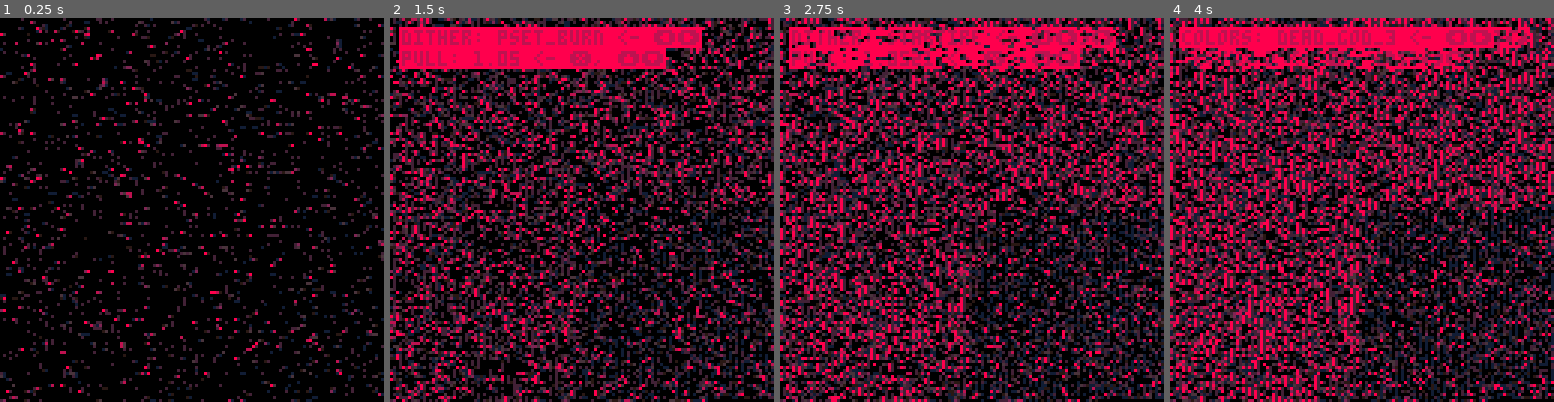
Above: before the commit, frames 1-4 (left to right).
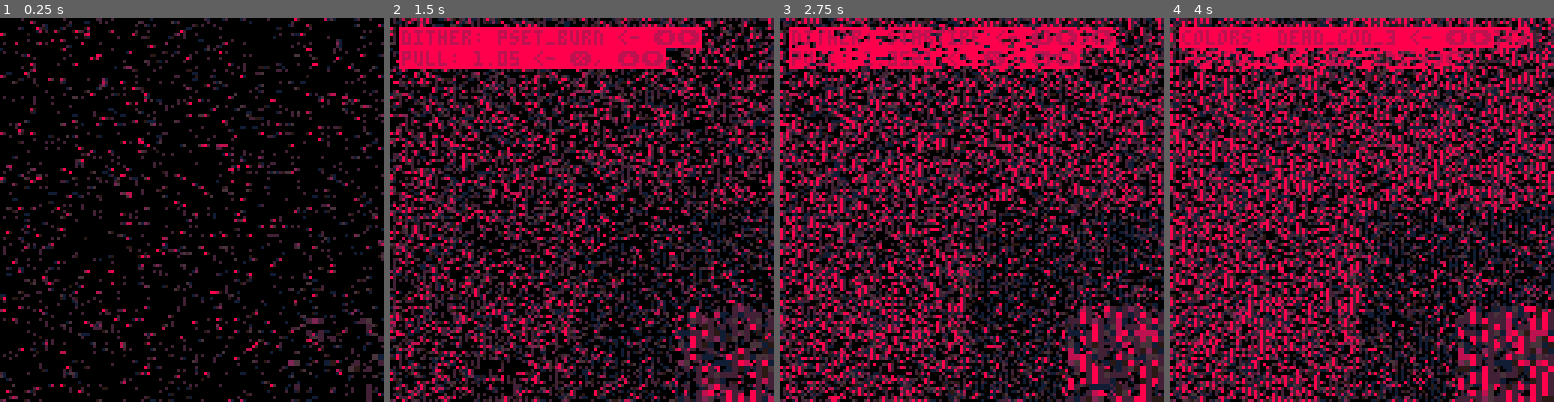
Above: after the commit, the same moments.

Repository: aebrer/pico8_carts
Game: PICO-8 cartridge aebrer_engine/master.p8
Same seed, same stepped clock (60 frames per second), same inputs: the game is played once before the commit and once after it.
Inputs (mouse positions are in pixels of both pictures, inside the frame that each line leads up to):
- Up to frame 1 (0.25 s): no input
- Up to frame 2 (1.5 s): tap X (X key) at 0.33, 1.07 s; click (670, 121) at 0.67 s; tap O (Z key) at 0.7 s; click (436, 267) at 1.22 s
- Up to frame 3 (2.75 s): hold Right 1.6-2.1 s; tap O (Z key) at 1.7, 2.1, 2.5 s; click (887, 114) at 1.77 s; tap X (X key) at 1.85 s; hold Up 2.15-2.42 s; click (952, 259) at 2.32 s; hold Right from 2.47 s (still down)
- Up to frame 4 (4 s): click (1404, 106) at 2.87 s; tap O (Z key) at 2.9, 3.3, 3.7 s; tap X (X key) at 2.97 s; release Right at 3.03 s; hold Left 3.08-3.58 s; click (1465, 256) at 3.42 s; hold Down 3.63-3.97 s; click (1231, 102) at 3.97 s

The runs differ from the first frame. In frame 1, 0.6% of the frame differs, in the area x 75-100%, y 78-100%; in frame 2, 3.2%; in frame 3, 4.0%; in frame 4, 4.4%, in the area x 75-100%, y 75-100%.

Commit message:
update and learn new screen cpy tech

Diff:
--- a/aebrer_engine/master.p8
+++ b/aebrer_engine/master.p8
@@ -1,11 +1,20 @@
 pico-8 cartridge // http://www.pico-8.com
-version 32
+version 34
 __lua__
 cls()
 camera(-64,-64)
 _set_fps(60)
 poke(0x5f2d, 1) --enable mouse
 seed = rnd(-1)
+
+local sprite_sheet_loc = 0x5f54
+local screen_loc = 0x5f55
+local sprite_sheet_val = 0x00 -- 0x00 (default) or 0x60
+local screen_val = 0x60 -- 0x00 or 0x60 (default)
+
+poke(sprite_sheet_loc, sprite_sheet_val)
+poke(screen_loc, screen_val)
+
 
 --------------------------------
 --        functions           --
@@ -902,24 +911,30 @@
 end
 
 function config.sketch.crop()
-  -- black bars
- local x=54
- local y=44
- local x2=96
- local y2=32
- local x0=-20
- local y0=158
- rectfill(x0-x,x0-y,y2-x,y0-y,0)
- rectfill(x2-x,x0-y,y0-x,y0-y)
- rectfill(x0-x,x0-y,y0-x,y2-y)
- rectfill(x0-x,x2-y,y0-x,y0-y)
+ --  -- black bars
+ -- local x=54
+ -- local y=44
+ -- local x2=96
+ -- local y2=32
+ -- local x0=-20
+ -- local y0=158
+ -- rectfill(x0-x,x0-y,y2-x,y0-y,0)
+ -- rectfill(x2-x,x0-y,y0-x,y0-y)
+ -- rectfill(x0-x,x0-y,y0-x,y2-y)
+ -- rectfill(x0-x,x2-y,y0-x,y0-y)
+
+ -- set the screen memory as the spritesheet
+-- and stretch screen->screen
+poke(0x5f54, 0x60)
+sspr(48,80,32,32, 32,32,64,64)
+poke(0x5f54, 0x00)
 end
 
 -- add layers in order
 --add(config.sketch.methods, "mouse_brush")
 -- add(config.sketch.methods, "sketch")
 add(config.sketch.methods, "shred")
--- add(config.sketch.methods, "crop")
+add(config.sketch.methods, "crop")
 
 
 -- overrides:
Not shown, changed: 162 lines of the sprite sheet (__gfx__) section of aebrer_engine/master.p8
